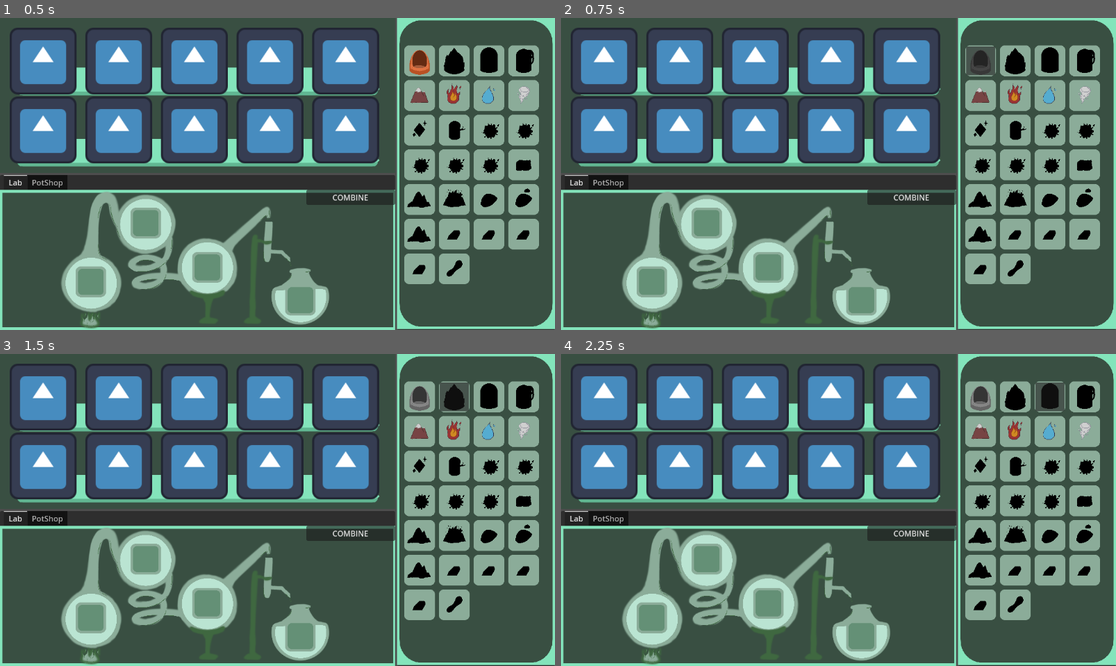
Above: before the commit, frames 1-4 (two rows, left to right).
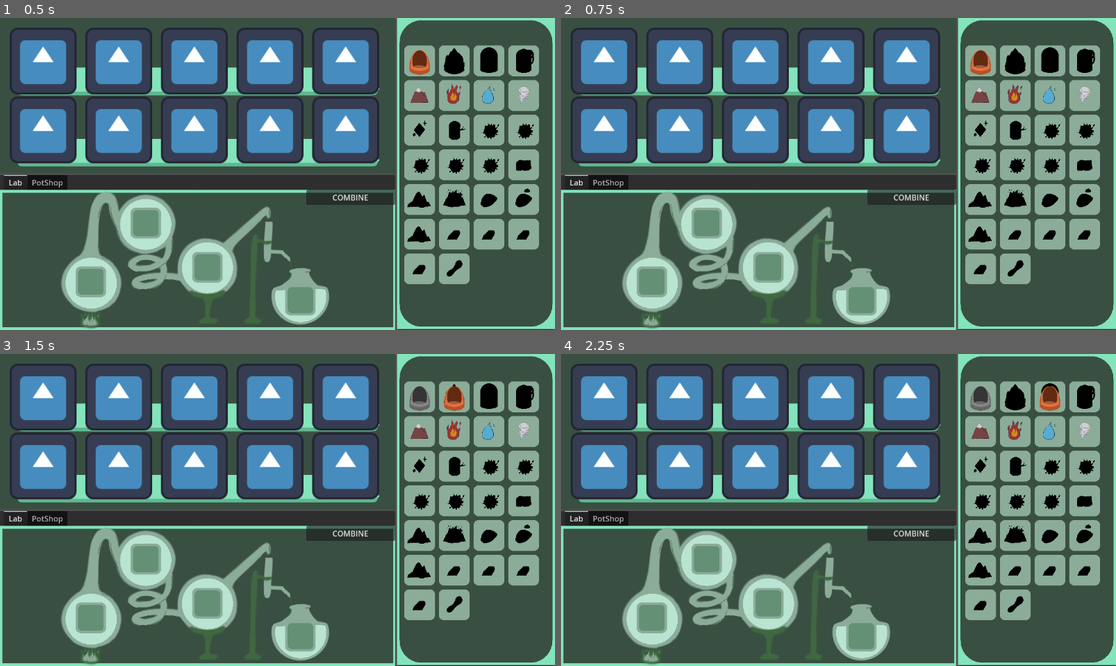
Above: after the commit, the same moments.

Repository: Girlies-stdio/elementalchemy
Game: Godot game, scene res://Scenes/main.tscn
Two runs of this game, one before a commit and one after it. Both use one fixed random seed, a clock stepped at 60 frames per second and the inputs below. The engine's default icon, where the game draws it, is replaced by a stand-in: a white triangle on a blue panel in a dark square.
Inputs (mouse positions are in pixels of both pictures, inside the frame that each line leads up to):
- Up to frame 1 (0.5 s): no input
- Up to frame 2 (0.75 s): click (982, 61) at 0.5 s
- Up to frame 3 (1.5 s): click (455, 397) at 1.27 s
- Up to frame 4 (2.25 s): click (1049, 397) at 2.02 s

Frame 1 is identical in both runs. In frame 2, 0.5% of the frame differs, in the area x 72-79%, y 9-19%; in frame 3, 0.5%; in frame 4, 0.5%.

Commit message:
items work !!

Diff:
--- a/Inventory/inventory_gui.gd
+++ b/Inventory/inventory_gui.gd
@@ -44,19 +44,19 @@
 		return
 
 func takeItemFromSlot(slot: Slot):
-	GlobalScript.itemInHand = await slot.takeItem()
+	await slot.takeItem()
 	updateItemInHand()
 
 func updateItemInHand():
 	if !GlobalScript.itemInHand : return
-	GlobalScript.itemInHand.global_position = get_global_mouse_position() - GlobalScript.itemInHand.size/2
+	GlobalScript.itemInHand.global_position = get_global_mouse_position()
 
 func putItemBack():
 	locked = true
 	var targetSlot = slots.filter(func(slot): return slot.itemStackGui.item == GlobalScript.itemInHand.item)[0]
 
 	var tween = create_tween()
-	var targetPosition = targetSlot.global_position
+	var targetPosition = targetSlot.global_position + targetSlot.size/2
 	tween.tween_property(GlobalScript.itemInHand,"global_position", targetPosition, 0.2)
 
 	await tween.finished
--- a/Inventory/slot.gd
+++ b/Inventory/slot.gd
@@ -11,20 +11,12 @@
 	itemStackGui = isg
 	backgroundSprite.frame = 1
 	container.add_child(itemStackGui)
-	#func not done yet
 
 func takeItem() -> ItemGUI:
 	var inventorySlot = inventory.slots[itemStackGui.item]
 	if inventorySlot.amount >= 1:
 		inventorySlot.amount -=1
-		var new_itemGUI = preload("res://Scenes/item_gui.tscn").instantiate()
-		#TODO: Voir qui doit être le parent de ce reuf
-		get_tree().current_scene.add_child(new_itemGUI)
-		print(get_tree().current_scene.name)
-		if !new_itemGUI.is_node_ready():
-			await new_itemGUI.ready
-		new_itemGUI.item = itemStackGui.item
-		new_itemGUI.itemSprite = itemStackGui.itemSprite
+		var new_itemGUI = await GlobalScript.insertInHand(itemStackGui.item)
 		itemStackGui.update()
 		return new_itemGUI
 	return null
--- a/Scenes/item_gui.tscn
+++ b/Scenes/item_gui.tscn
@@ -1,10 +1,13 @@
-[gd_scene load_steps=2 format=3 uid="uid://kdisqpfl1apx"]
+[gd_scene load_steps=3 format=3 uid="uid://kdisqpfl1apx"]
 
 [ext_resource type="Script" uid="uid://bclv2n33p0eg0" path="res://Scripts/item_gui.gd" id="1_2rfsg"]
+
+[sub_resource type="StyleBoxEmpty" id="StyleBoxEmpty_2rfsg"]
 
 [node name="Panel" type="Panel"]
 offset_right = 60.0
 offset_bottom = 60.0
+theme_override_styles/panel = SubResource("StyleBoxEmpty_2rfsg")
 script = ExtResource("1_2rfsg")
 
 [node name="Sprite" type="Sprite2D" parent="."]
--- a/Scripts/global_script.gd
+++ b/Scripts/global_script.gd
@@ -15,8 +15,18 @@
 	if !RecipesLoader.is_node_ready():
 		await RecipesLoader.ready
 	var recipes = RecipesLoader.recipes
-	print(recipes)
 	for recipe in recipes.values():
-		print("res://Inventory/Plants/"+ recipe["name"]+".tres")
 		var plant = load("res://Inventory/Items/Plants/"+ recipe["name"]+".tres")
 		ALL_ITEMS.append(plant)
+
+func insertInHand(item: Item) -> ItemGUI:
+	if itemInHand: return null
+	var new_itemGUI = preload("res://Scenes/item_gui.tscn").instantiate()
+	get_tree().current_scene.add_child(new_itemGUI)
+	if !new_itemGUI.is_node_ready():
+		await new_itemGUI.ready
+	new_itemGUI.item = item
+	new_itemGUI.itemSprite.set_texture(item.texture)
+
+	itemInHand = new_itemGUI
+	return itemInHand
--- a/Scripts/item_gui.gd
+++ b/Scripts/item_gui.gd
@@ -11,6 +11,3 @@
 	if itemSprite.texture:
 		var current_size = itemSprite.texture.get_size()
 		itemSprite.scale = TARGET_SIZE / current_size
-		print(itemSprite.visible)
-		print(itemSprite.texture)
-		print(itemSprite.texture.get_size())
